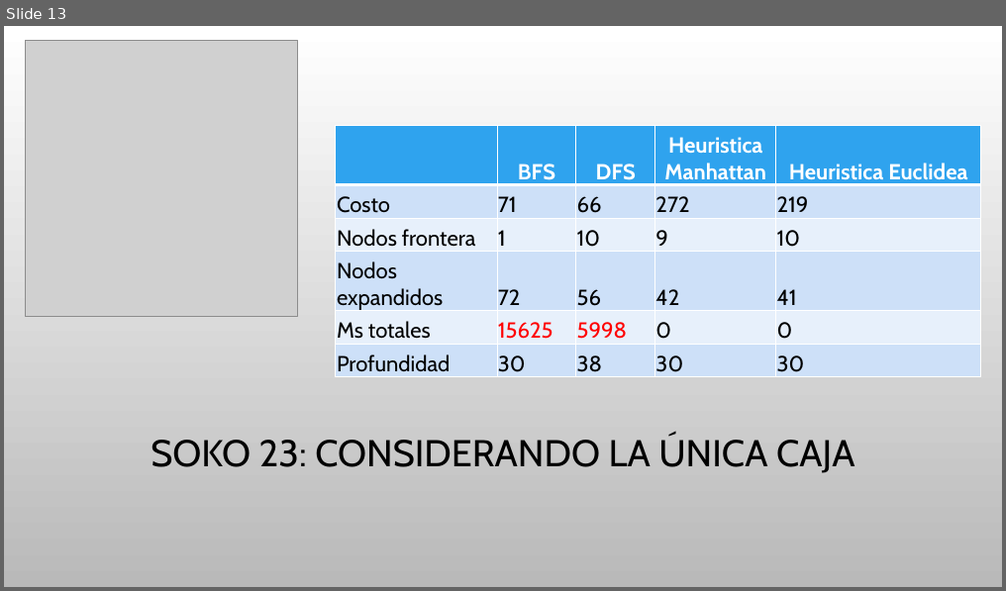
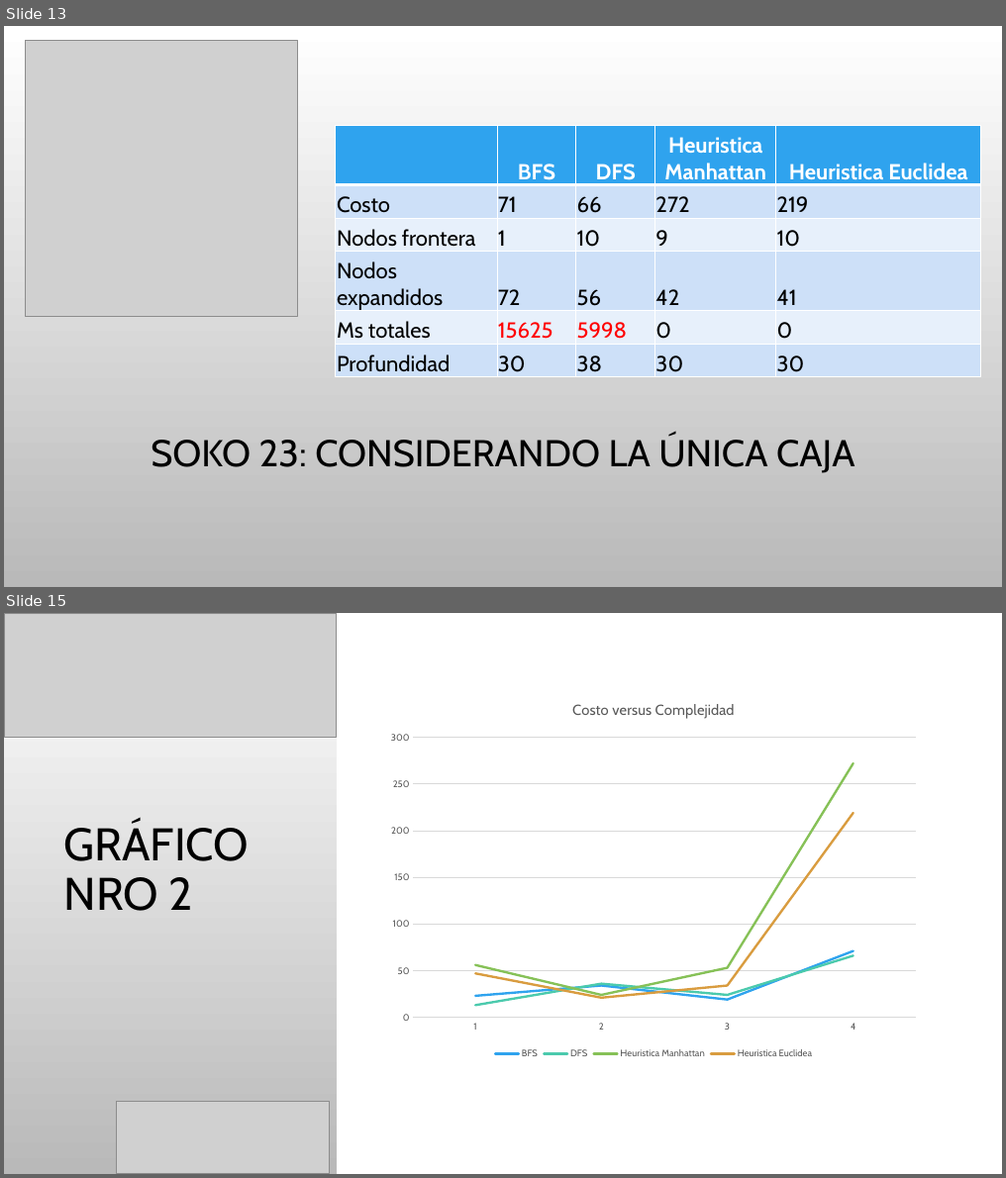
Before and after one commit to marceaguerrero/sia, a slide deck: TP 1/TP 1.pptx. Shown one above the other, each under a label of ours: slide 13 before the commit, slides 13 and 15 after it; the slides between them are not shown. The pictures are 1006x591 and 1006x1178 pixels, drawn with LibreOffice and Linux fonts; fonts in the diff are those of the drawing; grey boxes stand for pictures; background and template pictures are left out. Boxes give left, top, right and bottom in pixels: in the first picture for what was removed or moved away, otherwise in the second. Text is boxed around its words. In the diff, an @@ line names an element or a change of style, - is before the commit and + after.

```diff
--- a/TP 1/TP 1.pptx
+++ b/TP 1/TP 1.pptx
@@ slide 15 added at (4,613,1002,1174), background picture (left out) @@
@@ rectangle added at (4,613,337,1174), fill gradient #FFFFFF to #B9B9B9 @@
@@ picture added at (4,613,337,738) @@
@@ rectangle added at (337,613,1002,1174), fill #FFFFFF @@
@@ line chart added at (380,685,927,1062) @@
+title "Costo versus Complejidad "
+categories: 1, 2, 3, 4
+BFS: 23, 34, 19, 71
+DFS: 13, 36, 24, 66
+Heuristica Manhattan: 56, 24, 53, 272
+Heuristica Euclidea: 47, 21, 34, 219
@@ title added at (64,822,250,911), 44 pt, text #000000 @@
+GRÁFICO NRO 2
@@ picture added at (117,1101,329,1174) @@
```
Also in this commit, not shown: 2 other slides added.
